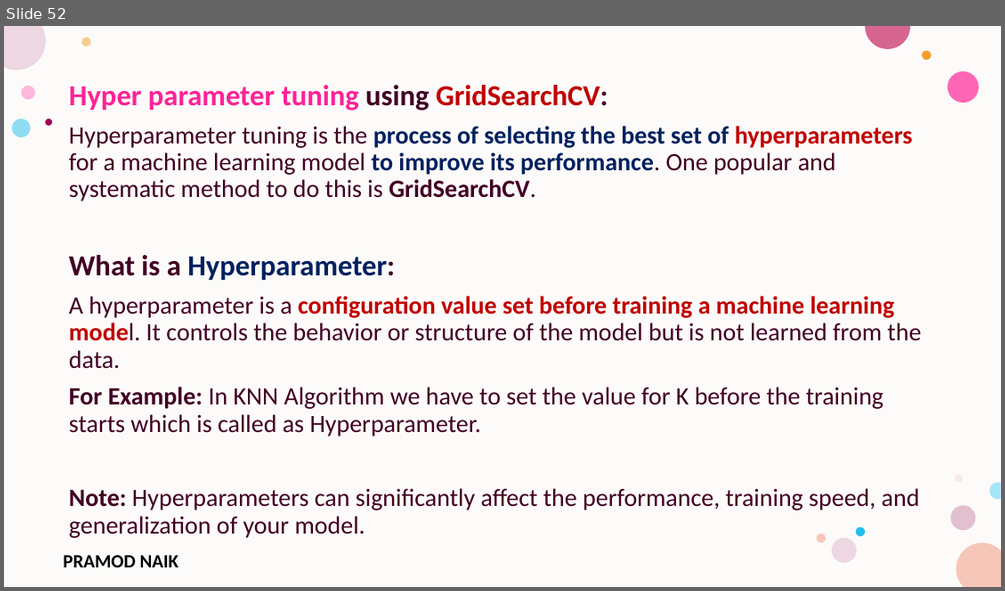
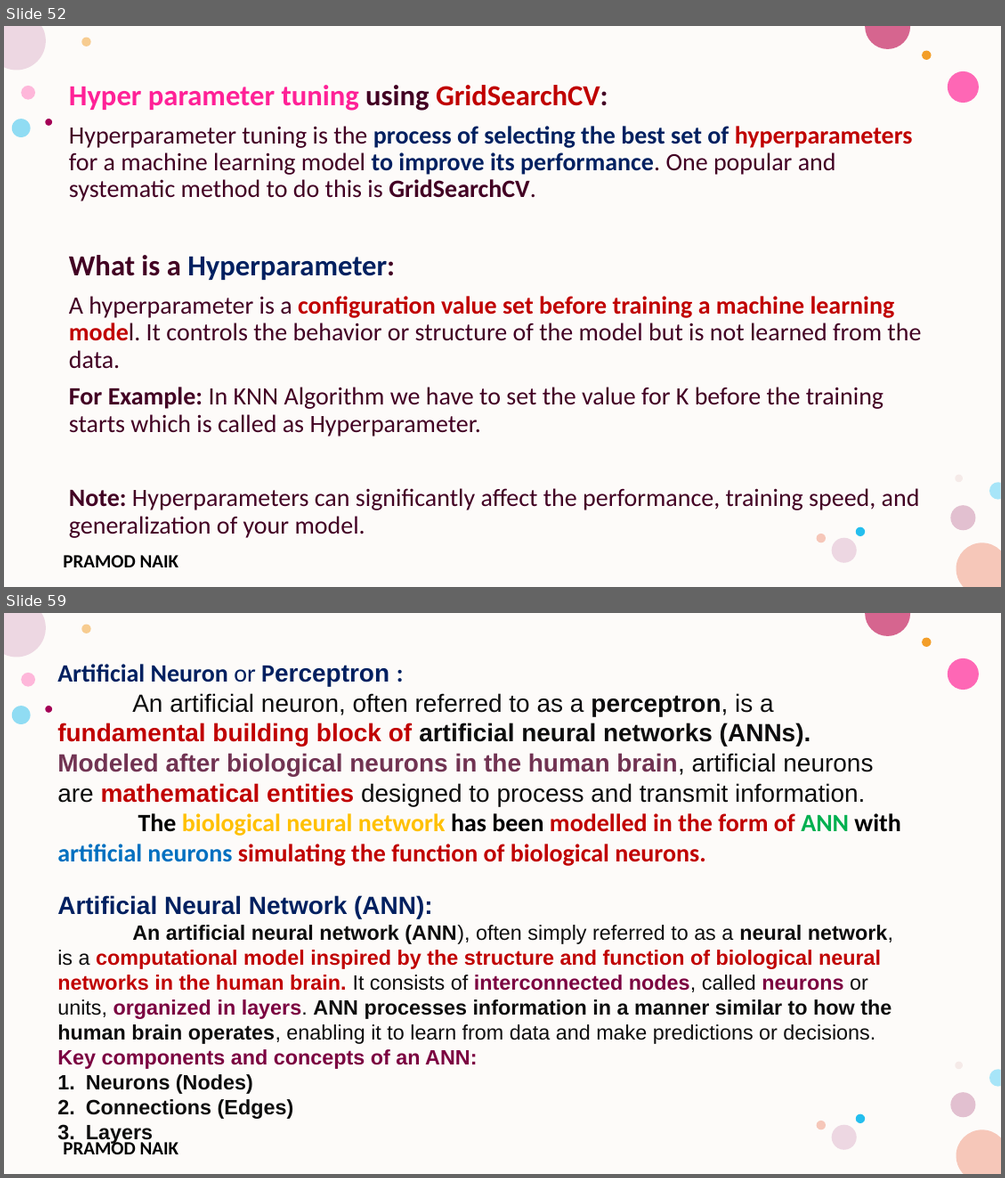
Before and after one commit to PRAMODNAIK-DEV/MCA-2nd-Sem-ML-Data-Analytics-Shridevi-College, a slide deck: Theory Class-Notes/Unit-4 Advanced Machine Learning Techniques.pptx. Shown one above the other, each under a label of ours: slide 52 before the commit, slides 52 and 59 after it; the slides between them are not shown. The pictures are 1005x591 and 1005x1178 pixels, drawn with LibreOffice and Linux fonts; fonts in the diff are those of the drawing; background and template pictures are left out. Boxes give left, top, right and bottom in pixels: in the first picture for what was removed or moved away, otherwise in the second. Text is boxed around its words. In the diff, an @@ line names an element or a change of style, - is before the commit and + after.

```diff
--- a/Theory Class-Notes/Unit-4 Advanced Machine Learning Techniques.pptx
+++ b/Theory Class-Notes/Unit-4 Advanced Machine Learning Techniques.pptx
@@ slide 59 added at [4,613,1001,1174], background #FFFFFF; not listed: 17 template elements that a slide beside it also shows @@
@@ text added at [57,664,900,1143], 20 pt, text #0D0D0D, bold @@
+Artificial Neuron or Perceptron :
+An artificial neuron, often referred to as a perceptron, is a fundamental building block of artificial neural networks (ANNs). Modeled after biological neurons in the human brain, artificial neurons are mathematical entities designed to process and transmit information.
+The biological neural network has been modelled in the form of ANN with artificial neurons simulating the function of biological neurons.
+Artificial Neural Network (ANN):
+An artificial neural network (ANN), often simply referred to as a neural network, is a computational model inspired by the structure and function of biological neural networks in the human brain. It consists of interconnected nodes, called neurons or units, organized in layers. ANN processes information in a manner similar to how the human brain operates, enabling it to learn from data and make predictions or decisions.
+Key components and concepts of an ANN:
+1. Neurons (Nodes)
+2. Connections (Edges)
+3. Layers
```
Also in this commit, not shown: 2 slides changed, 24 other slides added, 1 other file.
